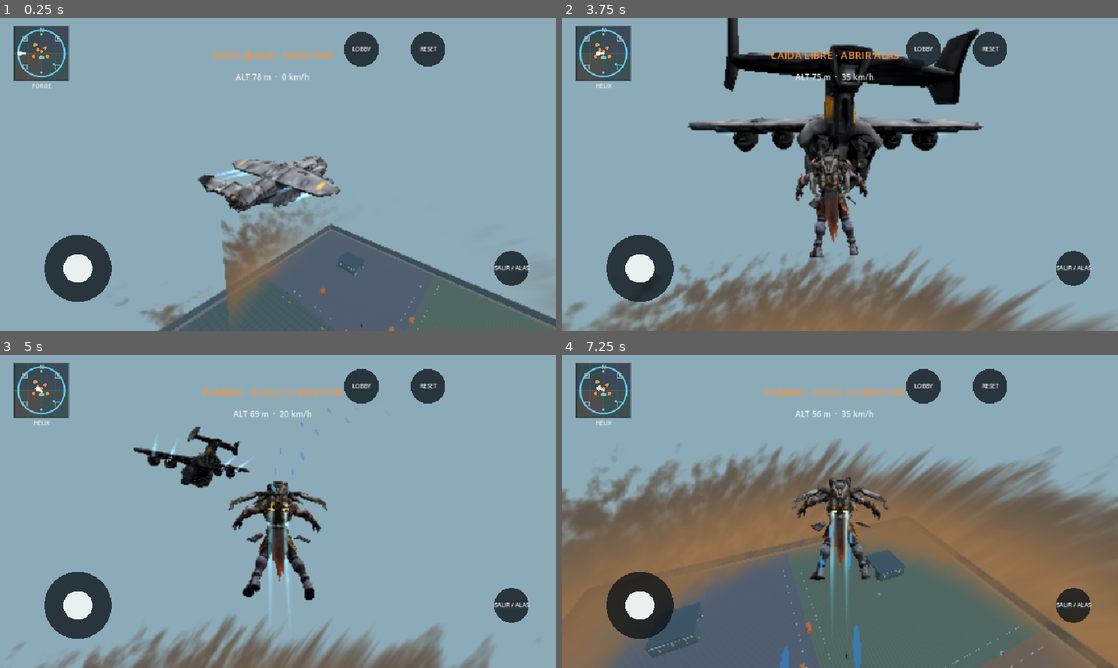
Above: before the commit, frames 1-4 (two rows, left to right).
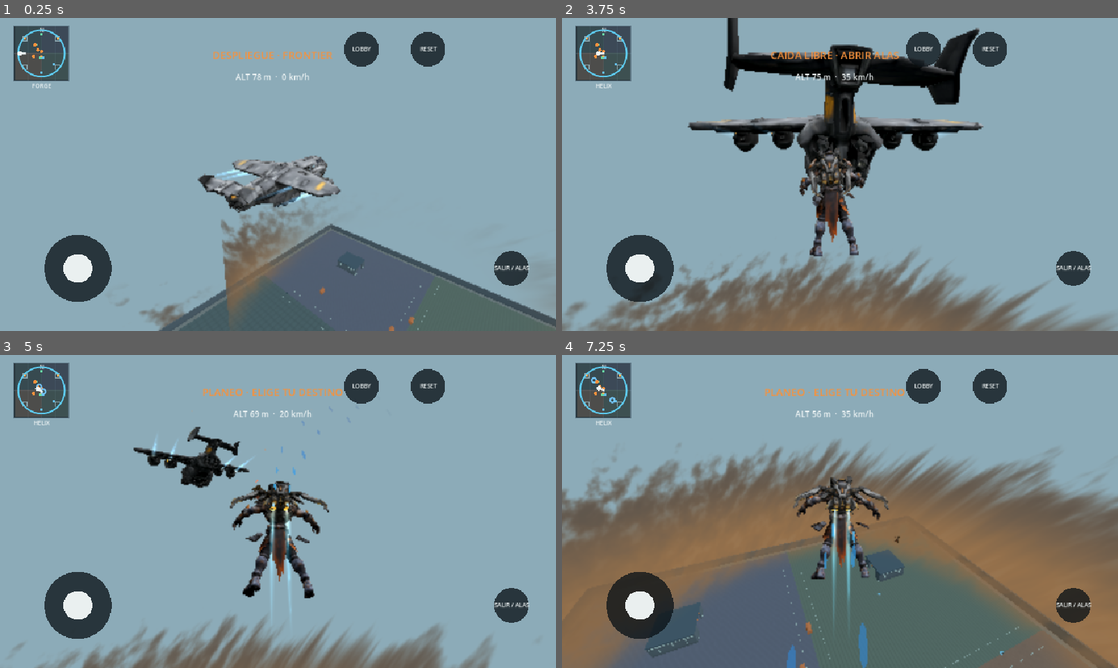
Above: after the commit, the same moments.

Repository: nicolasandinoleites-sketch/Last-impact-battle-royale-
Game: Godot game, scene res://battle_royale.tscn
Two runs of this game, one before a commit and one after it. Both use one fixed random seed, a clock stepped at 60 frames per second and the inputs below. This scene is started directly instead of the project's main scene.
Inputs (mouse positions are in pixels of both pictures, inside the frame that each line leads up to):
- Up to frame 1 (0.25 s): no input
- Up to frame 2 (3.75 s): tap Enter at 0.5 s; move the mouse to (962, 158) at 0.52 s; hold D 0.53-1.25 s; tap C at 0.6 s; click (962, 158) at 0.67 s; tap Space at 0.77, 1.25 s; drag from (728, 190) to (812, 237) at 1.27 s; move the mouse to (895, 105) at 2.02 s; hold D 2.03-2.75 s; tap R at 2.1 s; drag from (812, 237) to (673, 127) at 2.77 s; move the mouse to (1006, 221) at 3.52 s; hold A from 3.53 s (still down); tap H at 3.6 s
- Up to frame 3 (5 s): tap Space at 3.77 s; release A at 4.25 s; drag from (111, 464) to (194, 433) at 4.27 s
- Up to frame 4 (7.25 s): move the mouse to (867, 511) at 5.02 s; hold S 5.03-5.75 s; tap Q at 5.1 s; click (867, 511) at 5.17 s; drag from (756, 433) to (728, 527) at 5.77 s; move the mouse to (962, 495) at 6.52 s; hold W from 6.53 s (still down); tap Shift at 6.6 s; tap Space at 6.77 s

The runs differ from the first frame. In frame 1, less than 0.1% of the frame differs, in the area x 7-66%, y 9-99%; in frame 2, 0.9%; in frame 3, 1.3%; in frame 4, 1.8%, in the area x 5-61%, y 6-100%.

Commit message:
R0784: real rival aircraft deployment, safe landing, animated gliders and regression QA

Diff:
--- a/project.godot
+++ b/project.godot
@@ -1,7 +1,7 @@
 ; Engine configuration file.
 config_version=5
 [application]
-config/name="Last Impact R0783"
+config/name="Last Impact R0784"
 run/main_scene="res://lobby.tscn"
 config/quit_on_go_back=false
 boot_splash/bg_color=Color(0.07, 0.11, 0.15, 1)
--- a/scripts/frontier_deployment.gd
+++ b/scripts/frontier_deployment.gd
@@ -102,9 +102,8 @@
    # Match the existing flight controller exit exactly, including this frame of aircraft travel.
    flight.position = cinematic.timeline.exit_world(flight.plane_position)
    cinematic.release()
-   if pose_ready:
-    pose.restore(player.raze.skeleton)
-   player.raze.reset_locomotion()
+   # Preserve the last running pose; deployment pose blends from it over the first air frames.
+   # Full locomotion reset still occurs on landing.
    # Cut to a trailing camera facing the aircraft travel direction, away from the fused hull.
    player.yaw = -PI*0.5
    player.visual.rotation.y = player.yaw
@@ -139,6 +138,8 @@
  var landing_progress := clampf(flight.time_in_phase/Flight.LAND_DURATION,0.0,1.0) if flight.phase==Flight.Phase.LAND else 0.0
  if pose_ready:
   pose.update(player.raze.skeleton,delta,flight.phase,stick,flight.elapsed,landing_progress)
+  if flight.phase in [Flight.Phase.FREEFALL,Flight.Phase.GLIDE]:
+   player.raze.model.position = player.raze.model.position.lerp(Vector3.ZERO,1.0-exp(-delta*12.0))
  var tilt_goal := Vector2.ZERO
  if flight.phase==Flight.Phase.FREEFALL:
   tilt_goal = Vector2(deg_to_rad(-33.0+stick.y*9.0),deg_to_rad(-stick.x*13.0))
--- a/scripts/hud.gd
+++ b/scripts/hud.gd
@@ -334,8 +334,13 @@
 			if pickup.active:
 				draw_rect(Rect2(middle+Vector2(pickup.position.x,pickup.position.z)*k-Vector2.ONE*2*u,Vector2.ONE*4*u),pickup.item_color())
 	for target in game.targets:
-		if target.active:
-			draw_circle(middle+Vector2(target.position.x,target.position.z)*k,3.0*u,ACCENT)
+		if target.active and target.visible:
+			var airborne: bool = is_instance_valid(game.rival_deployment) and game.rival_deployment.airborne(target)
+			var marker := middle+Vector2(target.position.x,target.position.z)*k
+			if airborne:
+				draw_arc(marker,4.0*u,0,TAU,12,Color("75c9ff"),1.5*u,true)
+			else:
+				draw_circle(marker,3.0*u,ACCENT)
 	var pos: Vector3 = game.player.position
 	var dot := middle+Vector2(pos.x,pos.z)*k
 	draw_circle(dot,4.0*u,WHITE)
--- a/scripts/main.gd
+++ b/scripts/main.gd
@@ -7,6 +7,8 @@
 @export var experimental_deployment := false
 const Deployment = preload("res://scripts/frontier_deployment.gd")
 var deployment: Node3D
+const RivalDeployment = preload("res://scripts/rival_deployment.gd")
+var rival_deployment: Node3D
 const ZoneScript = preload("res://scripts/survival_zone.gd")
 const DroneScript = preload("res://scripts/survival_drone.gd")
 const OperatorScript = preload("res://scripts/survival_operator.gd")
@@ -209,16 +211,25 @@
 	for target in targets:
 		target.set_physics_process(false)
 	deployment.begin(player)
+	if not is_instance_valid(rival_deployment):
+		rival_deployment = RivalDeployment.new()
+		add_child(rival_deployment)
+		rival_deployment.configure(self)
+	rival_deployment.begin()
 
 func _physics_process(delta: float) -> void:
+	if is_instance_valid(rival_deployment) and not deployment_active() and round_result=="":
+		rival_deployment.step(delta,deployment.flight,false)
 	if deployment_active():
 		var air_keys := Vector2(float(keys.get(KEY_D,false))-float(keys.get(KEY_A,false)),float(keys.get(KEY_S,false))-float(keys.get(KEY_W,false)))
 		deployment.step(delta,(mobile_move+air_keys).limit_length(1.0))
+		rival_deployment.step(delta,deployment.flight,deployment_active())
 		fire = false
 		if not deployment_active():
 			hud.clear_controls()
 			for target in targets:
-				target.set_physics_process(true)
+				if not rival_deployment.airborne(target):
+					target.set_physics_process(true)
 			message = "Aterrizaje completado"
 		return
 	if survival_mode:
@@ -384,7 +395,7 @@
 		if round_result!="":
 			return
 		for target in targets:
-			if target.active and zone.outside(target.global_position):
+			if target.active and (not is_instance_valid(rival_deployment) or not rival_deployment.airborne(target)) and zone.outside(target.global_position):
 				target.take_hit(5 if zone.phase<2 else 10)
 	if eliminated>=targets.size():
 		finish_survival("VICTORIA")
--- /dev/null
+++ b/scripts/rival_deployment.gd
@@ -0,0 +1,171 @@
+extends Node3D
+# Only humanoid rivals use the aircraft. Drones retain their ground behavior.
+# The original operator bodies, skeletons and health are reused, not replaced.
+const Flight = preload("res://scripts/deployment_flight.gd")
+const Surface = preload("res://scripts/deployment_surface.gd")
+const Pose = preload("res://scripts/deployment_pose.gd")
+const Rig = preload("res://scripts/deployment_asset_rig.gd")
+const Socket = preload("res://scripts/deployment_back_socket.gd")
+const Operator = preload("res://scripts/survival_operator.gd")
+const PACK = "res://assets/deployment/jetpack_rig.glb"
+const PALETTES := [Color(0.60,0.88,1.0),Color(1.0,0.78,0.42)]
+const ZONES := [Vector3(-22,0,-24),Vector3(22,0,24)]
+var drops: Array[Dictionary] = []
+var elapsed_since_exit := 0.0
+var enabled := false
+var game
+
+func configure(owner_game) -> void:
+ game = owner_game
+ for target in game.targets:
+  if target.get_script()!=Operator:
+   continue
+  var index := drops.size()
+  var pose := Pose.new()
+  var rig: Node3D = null
+  if target.model_loaded:
+   pose.setup(target.actor.skeleton)
+   if ResourceLoader.exists(PACK):
+    var scene := load(PACK) as PackedScene
+    if scene!=null:
+     var instance := scene.instantiate() as Node3D
+     rig = Rig.new()
+     if not rig.attach_model(instance,false,0) or Socket.attach(target.actor.skeleton,rig)==null:
+      if instance.get_parent()==null: instance.free()
+      rig.free()
+      rig = null
+   # Distinct team armor tint; original mesh and textures remain shared.
+   for child in target.actor.model.find_children("*","MeshInstance3D",true,false):
+    var mesh_node := child as MeshInstance3D
+    if mesh_node.mesh==null: continue
+    for j in range(mesh_node.mesh.get_surface_count()):
+     var mat := mesh_node.get_active_material(j) as StandardMaterial3D
+     if mat!=null:
+      var tint := mat.duplicate() as StandardMaterial3D
+      tint.albedo_color = PALETTES[index%PALETTES.size()]
+      mesh_node.set_surface_override_material(j,tint)
+  drops.append({"target":target,"flight":Flight.new(),"surface":Surface.new(),"pose":pose,"rig":rig,"delay":0.25+0.65*index,"goal":ZONES[index%ZONES.size()],"launched":false,"landed":false,"released":false,"clear":false,"last_phase":-1,"anim_elapsed":0.0,"land_at":Vector3.ZERO})
+
+func begin() -> void:
+ elapsed_since_exit = 0.0
+ enabled = true
+ for d in drops:
+  var t: CharacterBody3D = d.target
+  d.flight.reset()
+  d.launched = false
+  d.landed = false
+  d.released = false
+  d.clear = false
+  d.last_phase = -1
+  d.anim_elapsed = 0.0
+  d.land_at = Vector3.ZERO
+  t.set_physics_process(false)
+  t.hide()
+  t.collision_layer = 0
+  t.velocity = Vector3.ZERO
+  t.visual.rotation = Vector3.ZERO
+  if t.model_loaded: d.pose.setup(t.actor.skeleton)
+  if is_instance_valid(d.rig): d.rig.reset_rig()
+
+func airborne(target) -> bool:
+ if not enabled: return false
+ for d in drops:
+  if d.target==target: return not d.landed
+ return false
+
+func launch(d: Dictionary, plane_position: Vector3) -> void:
+ var f = d.flight
+ var t: CharacterBody3D = d.target
+ var offset := -1.1 if d.delay<0.5 else 1.1
+ f.position = plane_position+Vector3(-6,-2.58,offset)
+ f.position.x = clampf(f.position.x,-Flight.EDGE,Flight.EDGE)
+ f.velocity = Vector3(9,-4,offset*2.0)
+ f.jumped = true
+ f.transition(Flight.Phase.FREEFALL)
+ t.global_position = f.position
+ t.reset_physics_interpolation()
+ t.show()
+ t.visual.show()
+ d.launched = true
+ print("RIVAL DROP LAUNCH | ",t.name," | ",f.position)
+
+func step(delta: float, player_flight, player_active: bool) -> void:
+ if not enabled: return
+ if player_flight.phase>=Flight.Phase.FREEFALL:
+  elapsed_since_exit += delta
+ for d in drops:
+  var t: CharacterBody3D = d.target
+  if d.released: continue
+  if not d.launched:
+   if player_flight.phase>=Flight.Phase.FREEFALL and elapsed_since_exit>=d.delay:
+    launch(d,player_flight.plane_position)
+   else: continue
+  if not d.landed:
+   step_drop(d,delta)
+  if d.landed and not player_active:
+   t.set_physics_process(true)
+   d.released = true
+ if drops.all(func(d): return d.released): enabled = false
+
+func step_drop(d: Dictionary, delta: float) -> void:
+ var f = d.flight
+ var t: CharacterBody3D = d.target
+ var surface = d.surface
+ var exclusions: Array[RID] = [t.get_rid()]
+ surface.configure(t.get_world_3d().direct_space_state,exclusions)
+ var goal: Vector3 = d.goal
+ var old: Vector3 = t.global_position
+ var steering := Vector2(goal.x-old.x,goal.z-old.z)
+ # Proportional steering brakes near target instead of circling it.
+ steering = (steering/5.0).limit_length(1.0)
+ var open_early := old.y<49.0 and Vector2(goal.x-old.x,goal.z-old.z).length()>18.0
+ var previous: int = f.phase
+ f.step(delta,steering,false,open_early,0.0,Callable(surface,"height_below"))
+ if previous in [Flight.Phase.FREEFALL,Flight.Phase.GLIDE]:
+  var planned: Vector3 = f.position
+  var hit := t.move_and_collide(planned-old)
+  f.position = t.global_position
+  if hit!=null:
+   if hit.get_normal().y>=0.7 and surface.standing_clear(t.global_position):
+    f.velocity = Vector3.ZERO
+    f.transition(Flight.Phase.LAND)
+   else:
+    f.velocity.x = 0.0
+    f.velocity.z = 0.0
+    if f.phase==Flight.Phase.LAND: f.transition(Flight.Phase.GLIDE)
+  if f.phase==Flight.Phase.LAND:
+   d.clear = surface.standing_clear(t.global_position)
+   if not d.clear: f.transition(Flight.Phase.GLIDE)
+ if f.phase==Flight.Phase.GROUND:
+  if d.clear and surface.standing_clear(t.global_position):
+   land(d)
+   return
+  f.transition(Flight.Phase.GLIDE)
+ var yaw: float = atan2(-steering.x,-steering.y) if steering.length()>0.05 else t.visual.rotation.y
+ var tilt := -0.50 if f.phase==Flight.Phase.FREEFALL else (-0.20 if f.phase==Flight.Phase.GLIDE else 0.0)
+ t.visual.rotation.x = lerpf(t.visual.rotation.x,tilt,1.0-exp(-delta*8.0))
+ t.visual.rotation.y = lerp_angle(t.visual.rotation.y,yaw,1.0-exp(-delta*8.0))
+ d.anim_elapsed += delta
+ if t.model_loaded and d.anim_elapsed>=0.05:
+  var landing_progress := clampf(f.time_in_phase/Flight.LAND_DURATION,0.0,1.0) if f.phase==Flight.Phase.LAND else 0.0
+  d.pose.update(t.actor.skeleton,d.anim_elapsed,f.phase,steering,f.elapsed,landing_progress)
+  d.anim_elapsed = 0.0
+ if is_instance_valid(d.rig):
+  if d.last_phase!=f.phase: d.rig.glider.set_phase(f.phase)
+  var near: bool = t.global_position.distance_to(game.player.global_position)<18.0
+  d.rig.glider.update_deployment(delta,0.65,near)
+ d.last_phase = f.phase
+
+func land(d: Dictionary) -> void:
+ var t: CharacterBody3D = d.target
+ d.landed = true
+ d.land_at = t.global_position
+ t.velocity = Vector3.ZERO
+ t.collision_layer = 2
+ t.visual.rotation.x = 0.0
+ t.visual.rotation.z = 0.0
+ if t.model_loaded:
+  d.pose.restore(t.actor.skeleton)
+  t.actor.reset_locomotion()
+ if is_instance_valid(d.rig): d.rig.reset_rig()
+ print("RIVAL DROP LAND | ",t.name," | ",d.land_at)
--- /dev/null
+++ b/tests/rival_auto_reset.gd
@@ -0,0 +1,34 @@
+extends SceneTree
+func _initialize() -> void:
+ call_deferred("run")
+func run() -> void:
+ var game = load("res://battle_royale.tscn").instantiate()
+ root.add_child(game)
+ await physics_frame
+ await physics_frame
+ var director = game.rival_deployment
+ # No manual action: auto exit, auto glide, then reset during actual opponent descent.
+ for i in range(1200):
+  await physics_frame
+  if director.drops[0].launched and director.drops[1].launched: break
+ assert(director.drops[0].launched and director.drops[1].launched)
+ assert(game.deployment.flight.jumped and game.deployment.cinematic.timeline.ready_to_exit)
+ game.reset_round()
+ for d in director.drops:
+  assert(not d.launched and not d.landed and not d.target.visible)
+  assert(d.target.collision_layer==0 and d.target.hp==100)
+ # Second round entirely automatic, including rival landing and ground handoff.
+ for i in range(2400):
+  await physics_frame
+  if not director.enabled and not game.deployment_active(): break
+ assert(not director.enabled and not game.deployment_active())
+ for d in director.drops:
+  assert(d.landed and d.released and d.clear)
+  assert(d.target.is_physics_processing())
+  assert(absf(d.land_at.y)<0.15)
+ assert(director.drops[0].land_at.distance_to(director.drops[1].land_at)>15.0)
+ print("R0784 AUTO RESET PASS | no input, interrupted descent, clean second deployment")
+ game.queue_free()
+ await process_frame
+ await process_frame
+ quit()
--- /dev/null
+++ b/tests/rival_deployment.gd
@@ -0,0 +1,53 @@
+extends SceneTree
+func _initialize() -> void:
+ call_deferred("run")
+func run() -> void:
+ var game = load("res://battle_royale.tscn").instantiate()
+ root.add_child(game)
+ await physics_frame
+ await physics_frame
+ var director = game.rival_deployment
+ assert(director.drops.size()==2)
+ assert(game.targets.size()==6)
+ for d in director.drops:
+  assert(d.target.model_loaded and d.rig!=null)
+  assert(not d.target.visible and d.target.collision_layer==0 and not d.target.is_physics_processing())
+ game.request_jump()
+ for i in range(10): await physics_frame
+ game.request_jump()
+ var saw_split := false
+ var saw_glide := [false,false]
+ var saw_air := [false,false]
+ for i in range(1800):
+  await physics_frame
+  var drops = director.drops
+  if drops[0].launched and not drops[1].launched: saw_split = true
+  for j in range(2):
+   var d = drops[j]
+   if d.launched and not d.landed:
+    assert(d.target.collision_layer==0 and not d.target.is_physics_processing())
+    assert(d.target.hp==100)
+    saw_air[j] = true
+    if d.flight.phase==3:
+     saw_glide[j] = saw_glide[j] or d.rig.glider.deployment>0.95
+  if not director.enabled and not game.deployment_active(): break
+ assert(saw_split and saw_air[0] and saw_air[1] and saw_glide[0] and saw_glide[1])
+ for d in director.drops:
+  assert(d.landed and d.released and d.clear and d.target.collision_layer==2)
+  assert(d.target.is_physics_processing() and not d.rig.glider.visible)
+  assert(absf(d.land_at.y)<0.15)
+  assert(d.land_at.distance_to(d.goal)<9.0)
+ assert(director.drops[0].land_at.distance_to(director.drops[1].land_at)>15.0)
+ game.reset_round()
+ assert(game.deployment_active() and director.enabled)
+ for d in director.drops:
+  assert(not d.launched and not d.landed and not d.released and not d.target.visible)
+ print("R0784 RIVAL DEPLOYMENT PASS | stagger, two real operators, wings, separate safe landing, ground AI, reset")
+ game.deployment.finish()
+ for voice in [game.deployment.audio.engine,game.deployment.audio.wind,game.deployment.audio.cue]:
+  voice.stop()
+  voice.stream=null
+ game.queue_free()
+ await process_frame
+ await process_frame
+ quit()
Not shown, added: LEEME_R0784.txt
Not shown, changed: export_presets.cfg
Not shown, added: docs/R0784.md
